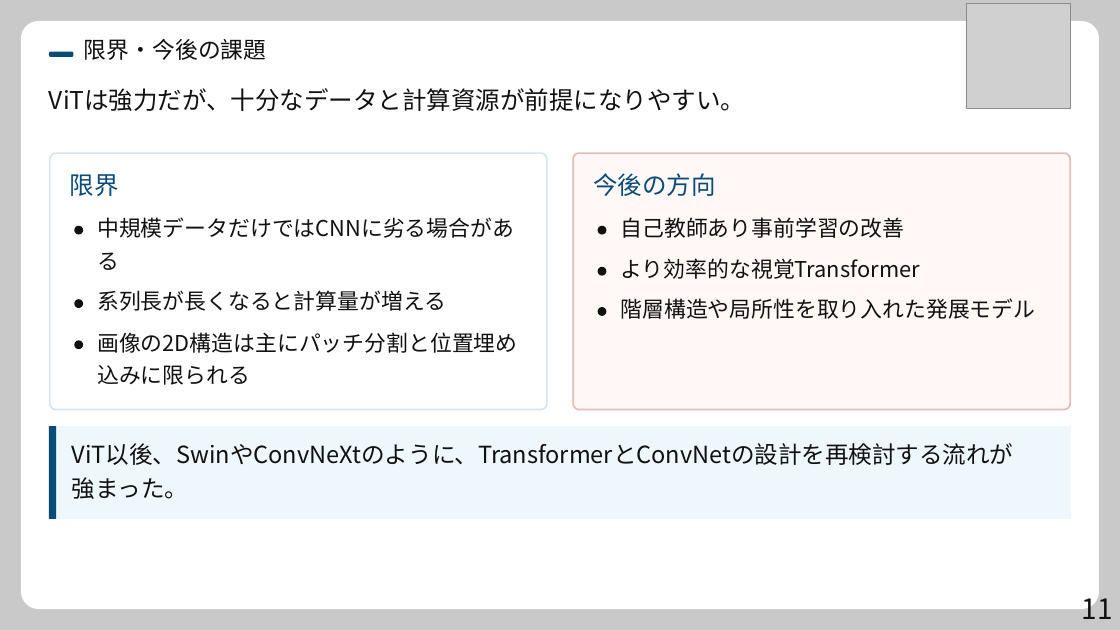
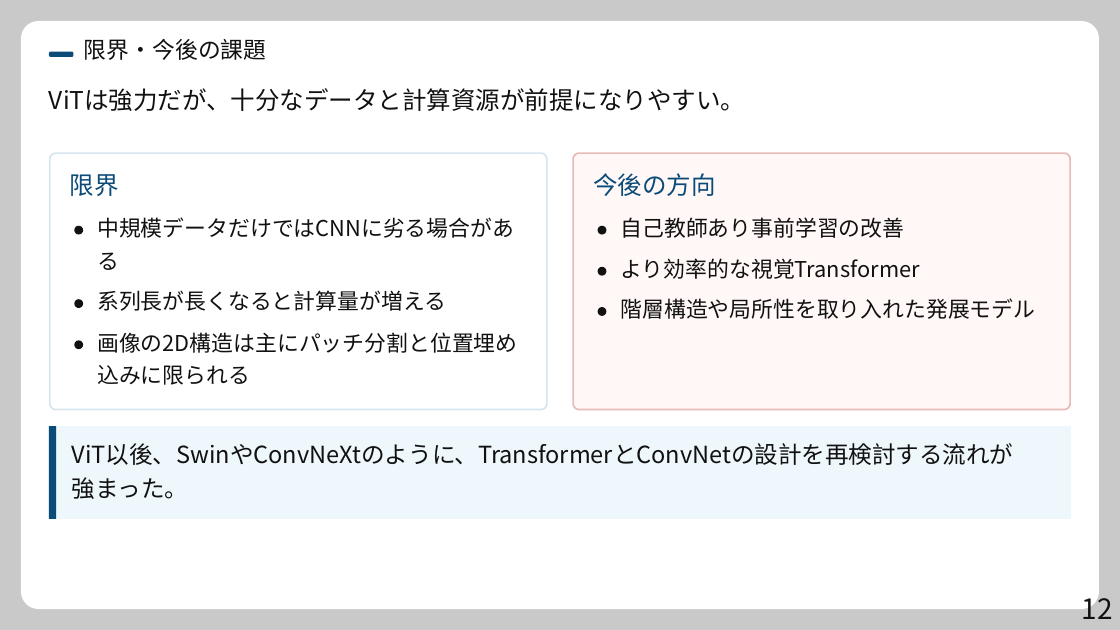
Before and after one commit to in-trial-use/create_presentation, a slide deck: slide 12 of data/refined/ViT/step2.pptx (slide 11 before the commit). Drawn at 1120x630 pixels with LibreOffice and Linux fonts; fonts in the diff are those of the drawing; grey boxes stand for pictures. Boxes give left, top, right and bottom in pixels: in the first picture for what was removed or moved away, otherwise in the second. Text is boxed around its words. In the diff, an @@ line names an element or a change of style, - is before the commit and + after.

```diff
--- a/data/refined/ViT/step2.pptx
+++ b/data/refined/ViT/step2.pptx
@@ picture removed at (x1=966, y1=3, x2=1071, y2=108) @@
@@ text at (x1=1082, y1=591, x2=1113, y2=619): text changed @@
-11
+12
```
Also in this commit, not shown: 10 other slides changed, 2 slides added, 1 slide removed, 13 other files.
